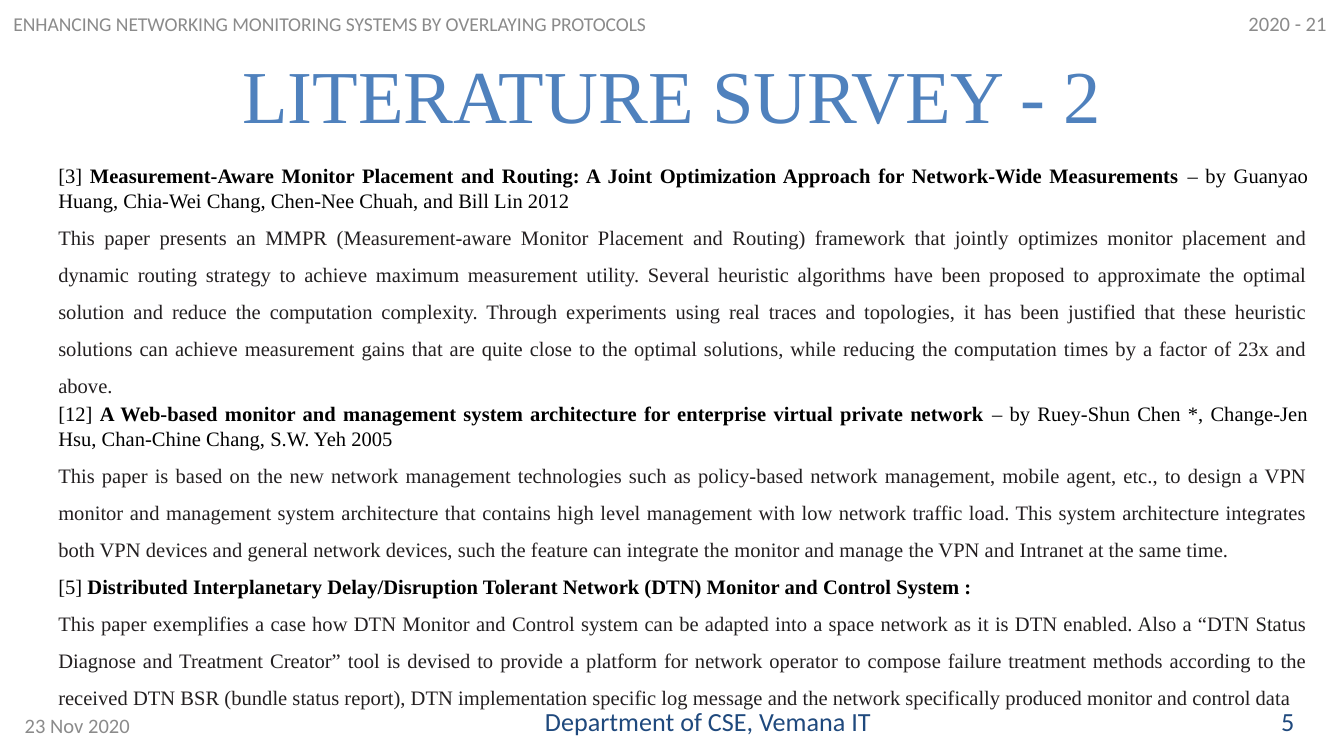
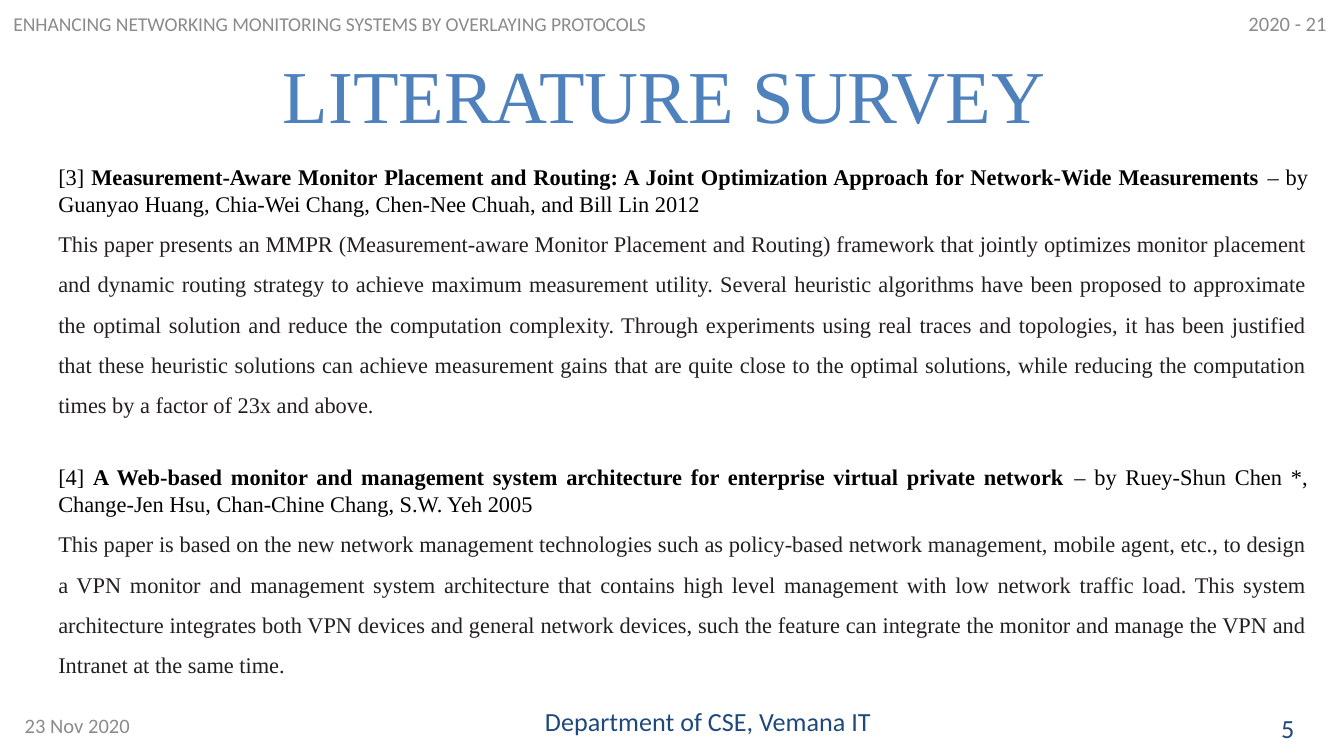
Before and after one commit to rajashreey841/network-monitor, a slide deck: slide 6 of PPT-Review-1.pptx. Drawn at 1344x756 pixels with LibreOffice and Linux fonts; fonts in the diff are those of the drawing. Boxes give left, top, right and bottom in pixels: in the first picture for what was removed or moved away, otherwise in the second. Text is boxed around its words. In the diff, an @@ line names an element or a change of style, - is before the commit and + after.

```diff
--- a/PPT-Review-1.pptx
+++ b/PPT-Review-1.pptx
@@ title at <box>283,73,1045,124</box>: text changed @@
-LITERATURE SURVEY - 2
+LITERATURE SURVEY
@@ text at <box>58,169,1308,674</box>: size 11 to 12 pt in "[3] Measurement-Aware Monitor Placement and Routing: A ...", "This paper presents an MMPR (Measurement-aware Monitor ...", "This paper is based on the new ..." @@
@@ text at <box>58,469,1282,517</box>: text changed; size 11 to 12 pt @@
-[12] A Web-based monitor and management system architecture for enterprise virtual private network – by Ruey-Shun Chen *, Change-Jen Hsu, Chan-Chine Chang, S.W. Yeh 2005
+[4] A Web-based monitor and management system architecture for enterprise virtual private network – by Ruey-Shun Chen *, Change-Jen Hsu, Chan-Chine Chang, S.W. Yeh 2005
@@ text at <box>58,579,1306,710</box>: paragraphs removed @@
-[5] Distributed Interplanetary Delay/Disruption Tolerant Network (DTN) Monitor and Control System :
-This paper exemplifies a case how DTN Monitor and Control system can be adapted into a space network as it is DTN enabled. Also a “DTN Status Diagnose and Treatment Creator” tool is devised to provide a platform for network operator to compose failure treatment methods according to the received DTN BSR (bundle status report), DTN implementation specific log message and the network specifically produced monitor and control data
@@ text "5": place and size @@
-text "5" at <box>1281,714,1294,731</box>
+text "5" at <box>1281,721,1294,738</box>
```
Also in this commit, not shown: 12 other slides changed, 2 slides added.
